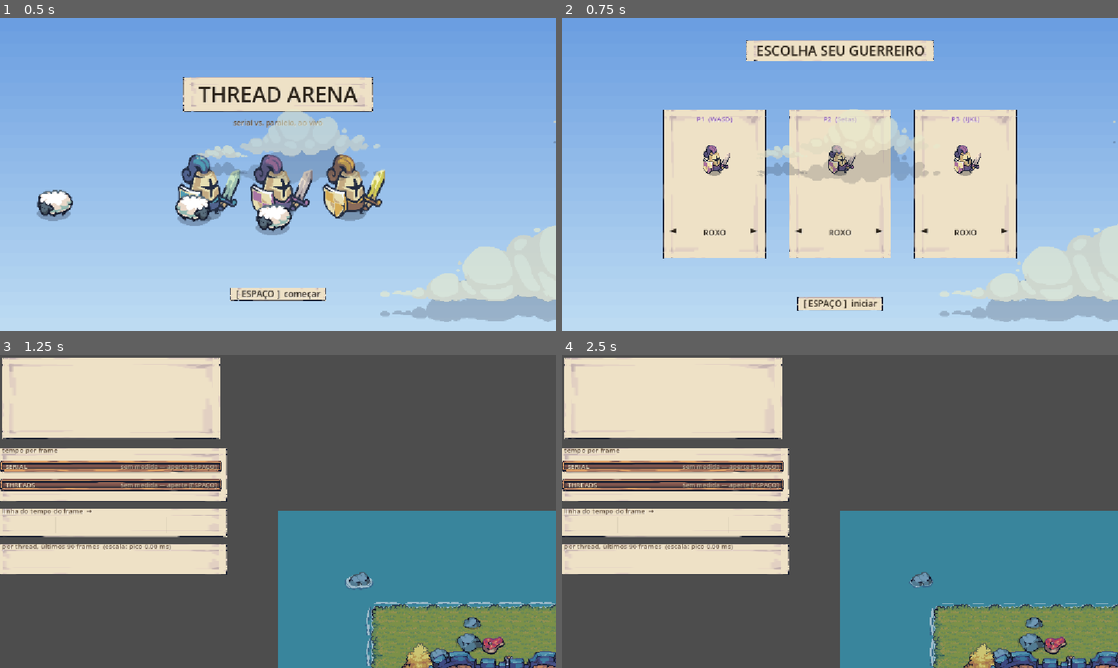
Above: before the commit, frames 1-4 (two rows, left to right).
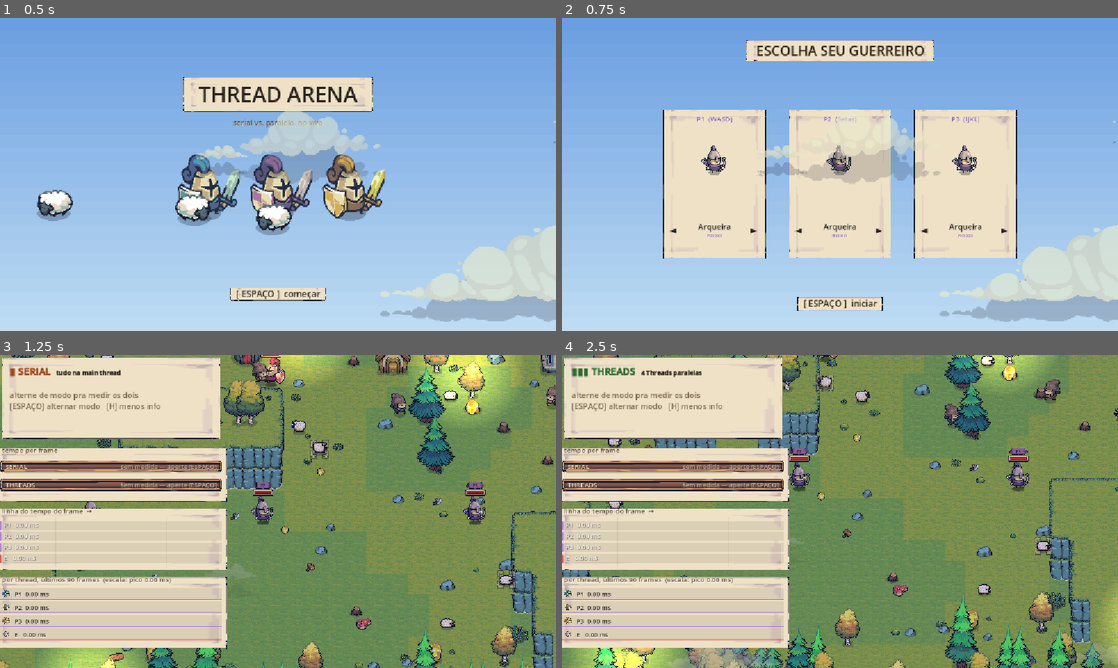
Above: after the commit, the same moments.

Repository: TobsBP/thread-arena
Game: Godot game, scene res://scenes/title_screen.tscn
The game is run twice, just before and just after one commit, with the same random seed, the same clock (stepped at 60 frames per second) and the same inputs.
Inputs:
- Up to frame 1 (0.5 s): no input
- Up to frame 2 (0.75 s): tap Enter (ui_accept) at 0.5 s; hold D from 0.53 s (still down); tap J at 0.6 s
- Up to frame 3 (1.25 s): keep holding D; tap Enter (ui_accept) at 0.77 s
- Up to frame 4 (2.5 s): release D at 1.28 s; hold S 1.28-2.03 s; tap L at 1.35 s; tap Enter (ui_accept) at 1.52 s; hold D from 2.03 s (still down); tap F at 2.1 s

Frame 1 is identical in both runs. In frame 2, 1.2% of the frame differs, in the area x 24-76%, y 40-70%; in frame 3, 73%; in frame 4, 74%, in the area x 0-100%, y 0-100%.
Error before the commit: Parse Error: Too many arguments for "new()" call. Expected at most 10 but received 12. (res://scripts/main.gd:194)

Commit message:
feat: Add new player class 'Monk' with unique mechanics and update skin configurations

Diff:
--- a/scripts/player.gd
+++ b/scripts/player.gd
@@ -9,17 +9,31 @@
 const BODY_RADIUS := 16.0  ## meia largura da unidade, pra afastar dos blockers
 const FEET := Vector2(0, 26)  ## a colisão é nos pés, não no meio do sprite
 const DEADZONE := 0.2
-const DEATH_TIME := 0.9  ## tombar + sumir
+const DEATH_TIME := 1.6  ## tombar + sumir (dá tempo do efeito de morte tocar)
+const HEAL_FX_DURATION := 1.1  ## dura o efeito de cura (Heal_Effect, 11 quadros a 10fps)
 const WORK_PAUSE := 2.2  ## pawn: segundos parado no serviço e na entrega
 const WORK_REACH := 60.0  ## perto o bastante do toco/da base pra parar
+const SPECIAL_HOLD_THRESHOLD := 0.5  ## segurar ataque por isso troca pro golpe especial
+const HIT_FLASH_DURATION := 0.15  ## pisca vermelho ao tomar dano
+const HIT_POP_DURATION := 0.2  ## "soco": dá um pulo de escala ao tomar dano
+const BLOCK_FX_DURATION := 0.5  ## escudo aparece por cima ao bloquear
+
+## Estamina: todo golpe/cura/flecha consome, e sem carga suficiente a ação nem
+## sai — é o que impede segurar o botão e spammar pra sempre (ver poll_input).
+const STAMINA_REGEN_RATE := 20.0  ## por segundo, sempre correndo (mesmo atacando)
+const ATTACK_STAMINA_COST := 20.0  ## golpe normal / flecha / pulso de cura
+const SPECIAL_STAMINA_COST := 40.0  ## golpe especial custa o dobro, como o dano
 
 var pos: Vector2
 var spawn_pos: Vector2  ## volta pra cá ao renascer
 var color: Color
-var keys: PackedInt32Array  ## [cima, baixo, esquerda, direita, atacar] (physical keycodes)
+var keys: PackedInt32Array  ## [cima, baixo, esquerda, direita, atacar, guarda] (physical keycodes)
 var joy_device: int
 var speed := SPEED
 var is_enemy := false
+var is_archer := false  ## dispara Arrow de verdade (ver main.gd _fire_arrow)
+var is_sheep := false  ## morte mostra baforada em vez de caveira (ver UnitSprite)
+var is_monk := false  ## "ataque" cura o aliado mais perto em vez de bater (ver main.gd)
 var input := Vector2.ZERO  ## escrito na main thread, lido na thread do player
 var heat := 0.0  ## resultado do trabalho pesado, só pra provar que rodou
 var max_hp := 100.0
@@ -30,15 +44,56 @@
 var idle_texture: Texture2D
 var run_texture: Texture2D
 var attack_texture: Texture2D
+var special_texture: Texture2D  ## golpe "carregado" (segurar) — null = sem especial
+var guard_texture: Texture2D  ## null = essa unidade não tem bloqueio
 var idle_frames := 8
 var run_frames := 6
 var attack_frames := 4
+var special_frames := 4
+var guard_frames := 6
 ## Ataque: começa no poll (main thread) e roda até o ciclo terminar.
 var attack_pressed := false
 var attack_time := -1.0  ## < 0 = não está atacando
+var is_special := false  ## o golpe em andamento é o especial (ver poll_input)
+var is_guarding := false  ## segurando a tecla de guarda (ver poll_input)
+## Modo mira do arqueiro: 2º botão segurado trava o movimento e libera
+## cima/baixo pra trocar de alvo (aim_cycle) em vez de andar. main.gd lê
+## is_aiming/aim_cycle e escreve aim_lock (o Player não sabe quem mais existe).
+var is_aiming := false
+var aim_cycle := 0  ## -1 = anterior, 0 = nada, 1 = próximo — só neste frame
+var aim_lock: Player = null  ## alvo travado, escrito por main.gd
+var _aim_up_prev := false
+var _aim_down_prev := false
+## Coleta do Pawn jogável (P3): 2º botão (keys[5]) perto de árvore/ouro/base.
+## Decidido em main.gd (_try_harvest), que sabe onde as coisas estão no mapa.
+var axe_texture: Texture2D  ## null = essa unidade não coleta
+var pickaxe_texture: Texture2D
+var wood_texture: Texture2D  ## corrida carregando madeira
+var gold_texture: Texture2D  ## corrida carregando ouro
+var wood_idle_texture: Texture2D  ## parado carregando madeira
+var gold_idle_texture: Texture2D  ## parado carregando ouro
+var axe_frames := 6
+var pickaxe_frames := 6
+var harvest_time := -1.0  ## < 0 = não está coletando
+var harvest_kind := ""  ## "wood" ou "gold": qual ferramenta toca e qual carga rende
+var harvest_triggered := false  ## borda de subida do 2º botão nesse frame
+var wood := 0
+var gold := 0
+var _action2_prev := false  ## detecta a borda de subida do 2º botão (guarda/coleta)
 var attack_hit := false  ## já causou dano neste golpe (1 acerto por ciclo)
 var attack_cd := 0.0  ## inimigo: segundos até poder bater de novo (só chase())
 var death_time := -1.0  ## < 0 = vivo; senão, segundos desde que morreu
+var heal_fx_time := -1.0  ## >= 0 = tocando o efeito de cura (ver main.gd _resolve_meat_pickup)
+var hit_flash_time := -1.0  ## >= 0 = piscando vermelho (acabou de tomar dano)
+var hit_pop_time := -1.0  ## >= 0 = no meio do "soco" de escala do impacto
+var block_fx_time := -1.0  ## >= 0 = mostrando o escudo de bloqueio bem-sucedido
+var attack_range := 90.0  ## alcance de ataque/cura corpo a corpo — Lanceiro é maior
+var attack_damage := 25.0  ## dano do golpe normal — Lanceiro é menor (compensa alcance/velocidade)
+var special_damage_mult := 2.0  ## multiplicador do golpe especial sobre attack_damage
+var attack_hold_time := 0.0  ## segurando a tecla de ataque; zera ao soltar
+var is_charging := false  ## segurou além do 1º golpe: parado carregando o especial (ver poll_input)
+var max_stamina := 100.0
+var stamina := 100.0  ## consumida por golpe/cura/flecha, regenera sozinha (ver poll_input)
 var frame_size := Vector2(192, 192)
 var anim_fps := 10.0
 var anim_time := 0.0
@@ -50,6 +105,7 @@
 var work_timer := 0.0
 var carrying := false
 var loaded_texture: Texture2D  ## sprite de corrida com a carga nas costas
+var loaded_idle_texture: Texture2D  ## sprite parado com a carga (null = usa idle normal)
 var ribbon_y := 68.0  ## linha da faixa em SmallRibbons.png (cor do badge)
 
 
@@ -64,6 +120,8 @@
 	i_frames := 8,
 	r_frames := 6,
 	a_frames := 4,
+	special_tex: Texture2D = null,
+	s_frames := 4,
 ) -> void:
 	pos = start_pos
 	spawn_pos = start_pos
@@ -76,6 +134,8 @@
 	idle_frames = i_frames
 	run_frames = r_frames
 	attack_frames = a_frames
+	special_texture = special_tex
+	special_frames = s_frames
 
 
 ## IA do inimigo: roda na main thread junto com o poll, só escreve `input` e
@@ -135,8 +195,32 @@
 	facing_right = to_target.x >= 0.0
 
 
-## Main thread only: a classe Input não é thread-safe.
-func poll_input() -> void:
+## Main thread only: a classe Input não é thread-safe. `delta` só serve pra
+## contar attack_hold_time (a skill de segurar o ataque — ver main.gd).
+func poll_input(delta: float) -> void:
+	# 2º botão: vira Guarda (segurar), Coleta (apertar) ou Mira (segurar,
+	# arqueiro) — cada um só reage ao que a classe atual suporta.
+	var action2 := Input.is_physical_key_pressed(keys[5]) or Input.is_joy_button_pressed(joy_device, JOY_BUTTON_B)
+	var action2_started := action2 and not _action2_prev
+	_action2_prev = action2
+	harvest_triggered = (action2_started and axe_texture != null
+			and not is_attacking() and not is_harvesting())
+
+	# Guarda trava tudo: parado, sem atacar, com o escudo/braço erguido —
+	# quem não tem guard_texture nunca entra aqui.
+	is_guarding = guard_texture != null and action2 and not is_attacking()
+	if is_guarding:
+		input = Vector2.ZERO
+		attack_pressed = false
+		attack_hold_time = 0.0
+		return
+
+	is_aiming = is_archer and action2
+	if not is_aiming:
+		aim_lock = null  ## solta o alvo travado ao soltar o botão
+		_aim_up_prev = false
+		_aim_down_prev = false
+
 	var kb := Vector2(
 		float(Input.is_physical_key_pressed(keys[3])) - float(Input.is_physical_key_pressed(keys[2])),
 		float(Input.is_physical_key_pressed(keys[1])) - float(Input.is_physical_key_pressed(keys[0])),
@@ -147,9 +231,59 @@
 	)
 	if joy.length() < DEADZONE:
 		joy = Vector2.ZERO
-	input = (kb + joy).limit_length(1.0)
+
+	if is_aiming:
+		# Parado no lugar: cima/baixo troca de alvo em vez de andar (um passo
+		# por toque, não repete enquanto segura).
+		input = Vector2.ZERO
+		aim_cycle = 0
+		var up := kb.y < -0.5
+		var down := kb.y > 0.5
+		if up and not _aim_up_prev:
+			aim_cycle = -1
+		elif down and not _aim_down_prev:
+			aim_cycle = 1
+		_aim_up_prev = up
+		_aim_down_prev = down
+	else:
+		input = (kb + joy).limit_length(1.0)
+	if is_charging:
+		input = Vector2.ZERO  ## carregando o golpe especial: parado, sem escapatória de graça
+
 	attack_pressed = (Input.is_physical_key_pressed(keys[4])
 			or Input.is_joy_button_pressed(joy_device, JOY_BUTTON_A))
+	attack_hold_time = attack_hold_time + delta if attack_pressed else 0.0
+	stamina = minf(stamina + STAMINA_REGEN_RATE * delta, max_stamina)  ## regenera sempre, mesmo atacando
+
+	# Início do ataque decidido aqui (main thread), não na Thread do step():
+	# main.gd precisa detectar "começou agora" no mesmo frame pra disparar a
+	# flecha (ver _fire_arrow em main.gd).
+	#
+	# Toque = golpe normal na hora (responsivo). Segurar não repete golpes
+	# normais: depois do primeiro, entra em carga (parado) até soltar ou
+	# completar SPECIAL_HOLD_THRESHOLD, aí sim sai o especial — sem isso,
+	# segurar virava uns 2 golpes normais de graça antes do especial "pegar".
+	if not attack_pressed:
+		is_charging = false
+	elif not is_attacking():
+		if is_charging:
+			if attack_hold_time >= SPECIAL_HOLD_THRESHOLD and stamina >= SPECIAL_STAMINA_COST:
+				attack_time = 0.0
+				attack_hit = false
+				is_special = true
+				is_charging = false
+				attack_hold_time = 0.0
+				stamina -= SPECIAL_STAMINA_COST
+		elif special_texture != null and attack_hold_time > delta * 1.5:
+			# Ainda segurando depois do golpe (livre) inicial acabar: carrega
+			# em vez de bater de novo. `attack_hold_time` maior que um frame
+			# só é possível se já passamos por pelo menos um ciclo atacando.
+			is_charging = true
+		elif stamina >= ATTACK_STAMINA_COST:
+			attack_time = 0.0
+			attack_hit = false  ## novo golpe, novo direito a acertar (ver _resolve_attacks em main.gd)
+			is_special = false
+			stamina -= ATTACK_STAMINA_COST
 
 
 ## Roda na Thread do player. `area` é a faixa andável (ArenaMap.PLAY_AREA):
@@ -169,6 +303,11 @@
 	_push_out(blockers)
 	anim_time += delta
 	_step_attack(delta)
+	_step_harvest(delta)
+	_step_heal_fx(delta)
+	_step_hit_flash(delta)
+	_step_hit_pop(delta)
+	_step_block_fx(delta)
 	if input.x > 0.05:
 		facing_right = true
 	elif input.x < -0.05:
@@ -197,14 +336,87 @@
 
 
 ## Um ataque não pode ser cancelado: só reinicia depois do ciclo acabar.
+## (O início do ataque é decidido em poll_input(), não aqui — ver comentário lá.)
 func _step_attack(delta: float) -> void:
 	if is_attacking():
 		attack_time += delta
-		if attack_time >= attack_frames / anim_fps:
+		var frames := special_frames if is_special and special_texture else attack_frames
+		if attack_time >= frames / anim_fps:
 			attack_time = -1.0
-	elif attack_pressed:
-		attack_time = 0.0
-		attack_hit = false
+
+
+## Toca o machado/picareta até o fim e então passa a carregar a carga (a
+## entrega em si é decidida em main.gd — _try_harvest — que zera carrying).
+func _step_harvest(delta: float) -> void:
+	if harvest_time < 0.0:
+		return
+	harvest_time += delta
+	var frames := axe_frames if harvest_kind == "wood" else pickaxe_frames
+	if harvest_time >= frames / anim_fps:
+		harvest_time = -1.0
+		carrying = true
+		loaded_texture = wood_texture if harvest_kind == "wood" else gold_texture
+		loaded_idle_texture = wood_idle_texture if harvest_kind == "wood" else gold_idle_texture
+
+
+func is_harvesting() -> bool:
+	return harvest_time >= 0.0
+
+
+## Conta o efeito de cura até HEAL_FX_DURATION e desliga sozinho — main.gd só
+## precisa ligar (heal_fx_time = 0.0) quando o player pega a carne.
+func _step_heal_fx(delta: float) -> void:
+	if heal_fx_time < 0.0:
+		return
+	heal_fx_time += delta
+	if heal_fx_time >= HEAL_FX_DURATION:
+		heal_fx_time = -1.0
+
+
+func is_healing() -> bool:
+	return heal_fx_time >= 0.0
+
+
+## Conta o flash de dano até HIT_FLASH_DURATION e desliga sozinho — main.gd só
+## precisa ligar (hit_flash_time = 0.0) quando o hp cai.
+func _step_hit_flash(delta: float) -> void:
+	if hit_flash_time < 0.0:
+		return
+	hit_flash_time += delta
+	if hit_flash_time >= HIT_FLASH_DURATION:
+		hit_flash_time = -1.0
+
+
+func is_flashing() -> bool:
+	return hit_flash_time >= 0.0
+
+
+func _step_hit_pop(delta: float) -> void:
+	if hit_pop_time < 0.0:
+		return
+	hit_pop_time += delta
+	if hit_pop_time >= HIT_POP_DURATION:
+		hit_pop_time = -1.0
+
+
+## 0 no início/fim, pico no meio — multiplicador de escala extra pro "soco".
+func pop_scale() -> float:
+	if hit_pop_time < 0.0:
+		return 1.0
+	var t := hit_pop_time / HIT_POP_DURATION
+	return 1.0 + 0.25 * 4.0 * t * (1.0 - t)
+
+
+func _step_block_fx(delta: float) -> void:
+	if block_fx_time < 0.0:
+		return
+	block_fx_time += delta
+	if block_fx_time >= BLOCK_FX_DURATION:
+		block_fx_time = -1.0
+
+
+func is_blocking_fx() -> bool:
+	return block_fx_time >= 0.0
 
 
 func is_dead() -> bool:
@@ -220,16 +432,30 @@
 
 
 func get_current_texture() -> Texture2D:
-	if is_attacking() and attack_texture:
-		return attack_texture
+	if is_guarding and guard_texture:
+		return guard_texture
+	if is_harvesting():
+		return axe_texture if harvest_kind == "wood" else pickaxe_texture
+	if is_attacking():
+		if is_special and special_texture:
+			return special_texture
+		if attack_texture:
+			return attack_texture
 	if not is_running():
-		return idle_texture
+		return loaded_idle_texture if carrying and loaded_idle_texture else idle_texture
 	return loaded_texture if carrying and loaded_texture else run_texture
 
 
 func get_current_frame() -> int:
-	if is_attacking() and attack_texture:
-		return mini(int(attack_time * anim_fps), attack_frames - 1)
+	if is_guarding and guard_texture:
+		return int(anim_time * anim_fps) % guard_frames
+	if is_harvesting():
+		var hframes := axe_frames if harvest_kind == "wood" else pickaxe_frames
+		return mini(int(harvest_time * anim_fps), hframes - 1)
+	if is_attacking():
+		var frames := special_frames if is_special and special_texture else attack_frames
+		if (special_texture if is_special else attack_texture):
+			return mini(int(attack_time * anim_fps), frames - 1)
 	var total := run_frames if is_running() else idle_frames
 	if total <= 0:
 		return 0
--- a/scripts/player_card.gd
+++ b/scripts/player_card.gd
@@ -21,14 +21,35 @@
 	"purple": "ROXO",
 	"yellow": "AMARELO",
 	"black":  "PRETO",
-}
-
-## Texturas idle (8 frames, 192×192) para preview — mesmos assets do main.gd.
+	"monk":   "BEGE",
+}
+
+## Nome da classe que cada skin joga na arena (ver main.gd _skin_kit) — mostrado
+## no card junto com a cor, já que agora a escolha muda como se joga de verdade.
+const SKIN_CLASS := {
+	"blue":   "Guerreiro",
+	"purple": "Arqueira",
+	"yellow": "Camponês",
+	"black":  "Lanceiro",
+	"monk":   "Curandeiro",
+}
+
+## Texturas idle pra preview — mesmos assets de main.gd _skin_kit(), pra bater
+## exatamente com o que a pessoa vai jogar (cada classe tem quadro e contagem
+## de frames diferentes: ver IDLE_FRAMES/FRAME_SIZE abaixo).
 const IDLE_TEXTURES := {
 	"blue":   preload("res://assets/Tiny Swords (Free Pack)/Tiny Swords (Free Pack)/Units/Blue Units/Warrior/Warrior_Idle.png"),
-	"purple": preload("res://assets/Tiny Swords (Free Pack)/Tiny Swords (Free Pack)/Units/Purple Units/Warrior/Warrior_Idle.png"),
-	"yellow": preload("res://assets/Tiny Swords (Free Pack)/Tiny Swords (Free Pack)/Units/Yellow Units/Warrior/Warrior_Idle.png"),
-	"black":  preload("res://assets/Tiny Swords (Free Pack)/Tiny Swords (Free Pack)/Units/Black Units/Warrior/Warrior_Idle.png"),
+	"purple": preload("res://assets/Tiny Swords (Free Pack)/Tiny Swords (Free Pack)/Units/Purple Units/Archer/Archer_Idle.png"),
+	"yellow": preload("res://assets/Tiny Swords (Free Pack)/Tiny Swords (Free Pack)/Units/Yellow Units/Pawn/Pawn_Idle.png"),
+	"black":  preload("res://assets/Tiny Swords (Free Pack)/Tiny Swords (Free Pack)/Units/Black Units/Lancer/Lancer_Idle.png"),
+	"monk":   preload("res://assets/Tiny Swords (Free Pack)/Tiny Swords (Free Pack)/Units/Blue Units/Monk/Idle.png"),
+}
+const IDLE_FRAMES := {"blue": 8, "purple": 6, "yellow": 8, "black": 12, "monk": 6}
+## Tamanho do quadro no idle: todo mundo é 192×192, menos o Lanceiro (320×320).
+const FRAME_SIZE := {
+	"blue": Vector2(192, 192), "purple": Vector2(192, 192),
+	"yellow": Vector2(192, 192), "black": Vector2(320, 320),
+	"monk": Vector2(192, 192),
 }
 
 ## Cores de destaque por skin (borda do card e badge do player).
@@ -37,6 +58,7 @@
 	"purple": Color(0.65, 0.42, 0.86),
 	"yellow": Color(0.96, 0.78, 0.22),
 	"black":  Color(0.55, 0.55, 0.60),
+	"monk":   Color(0.85, 0.82, 0.7),
 }
 
 ## Teclas do controle de teclado deste player para navegar no card.
@@ -46,11 +68,10 @@
 var _key_next := KEY_D   ## tecla "direita" deste player
 var _joy_device := 0
 
-## Animação do sprite de preview.
+## Animação do sprite de preview — quadros/tamanho variam por classe
+## (IDLE_FRAMES/FRAME_SIZE acima), só o fps de exibição é igual pra todo mundo.
 var _anim_time := 0.0
 const _IDLE_FPS := 8.0
-const _IDLE_FRAMES := 8
-const _FRAME_SIZE := Vector2(192.0, 192.0)
 
 ## Layout interno (calculado em _ready, baseado em card_size).
 const CARD_SIZE := Vector2(220.0, 320.0)
@@ -145,14 +166,18 @@
 	_ink(Vector2(-ts.x * 0.5, -half.y + CARD_PADDING + 14),
 		title, 14, col.darkened(0.15), HORIZONTAL_ALIGNMENT_CENTER)
 
-	## Sprite de preview animado (idle, centrado verticalmente).
+	## Sprite de preview animado (idle, centrado verticalmente). Cada classe
+	## tem quadro/contagem de frames diferente (Lanceiro é 320×320, o resto
+	## 192×192) — a escala normaliza pra caber igual no card não importa a classe.
 	var tex: Texture2D = IDLE_TEXTURES[skin]
 	if tex:
-		var frame := int(_anim_time * _IDLE_FPS) % _IDLE_FRAMES
-		var src := Rect2(frame * _FRAME_SIZE.x, 0.0, _FRAME_SIZE.x, _FRAME_SIZE.y)
-		var scale := 0.72  ## reduz o sprite de 192px para caber no card
-		var dw := _FRAME_SIZE.x * scale
-		var dh := _FRAME_SIZE.y * scale
+		var fsize: Vector2 = FRAME_SIZE[skin]
+		var frames: int = IDLE_FRAMES[skin]
+		var frame := int(_anim_time * _IDLE_FPS) % frames
+		var src := Rect2(frame * fsize.x, 0.0, fsize.x, fsize.y)
+		var scale := 138.0 / fsize.x
+		var dw := fsize.x * scale
+		var dh := fsize.y * scale
 		var dest := Rect2(-dw * 0.5, -half.y + 44.0, dw, dh)
 		draw_texture_rect_region(tex, dest, src)
 
@@ -161,10 +186,13 @@
 	_ink(Vector2(-half.x + CARD_PADDING, arrow_y), "◄", 20, INK)
 	_ink(Vector2(half.x - CARD_PADDING - 20, arrow_y), "►", 20, INK)
 
-	## Nome do skin selecionado.
-	var label: String = SKIN_LABELS.get(skin, skin.to_upper())
-	var ls := font.get_string_size(label, HORIZONTAL_ALIGNMENT_CENTER, -1, 16)
-	_ink(Vector2(-ls.x * 0.5, arrow_y + 4.0), label, 16, INK, HORIZONTAL_ALIGNMENT_CENTER)
+	## Classe (o que realmente muda o jogo) + cor escolhida, embaixo dela.
+	var class_label: String = SKIN_CLASS.get(skin, skin.to_upper())
+	var cs := font.get_string_size(class_label, HORIZONTAL_ALIGNMENT_CENTER, -1, 16)
+	_ink(Vector2(-cs.x * 0.5, arrow_y - 8.0), class_label, 16, INK, HORIZONTAL_ALIGNMENT_CENTER)
+	var color_label: String = SKIN_LABELS.get(skin, skin.to_upper())
+	var ls := font.get_string_size(color_label, HORIZONTAL_ALIGNMENT_CENTER, -1, 11)
+	_ink(Vector2(-ls.x * 0.5, arrow_y + 8.0), color_label, 11, col.darkened(0.15), HORIZONTAL_ALIGNMENT_CENTER)
 
 	## Linha separadora acima das setas.
 	draw_line(Vector2(-half.x + CARD_PADDING, arrow_y - 30.0),
--- a/scripts/player_config.gd
+++ b/scripts/player_config.gd
@@ -3,15 +3,17 @@
 ## Singleton (Autoload) que persiste a escolha de skin de cada player
 ## entre a cena de seleção (character_select.tscn) e a arena (main.tscn).
 ##
-## Skin é uma String que mapeia para um conjunto de texturas em main.gd:
-##   "blue"   → Blue Units / Warrior
-##   "purple" → Purple Units / Warrior
-##   "yellow" → Yellow Units / Warrior
-##   "black"  → Black Units / Warrior
+## Skin é uma String que mapeia pra uma classe inteira (kit de texturas +
+## mecânica) em main.gd _skin_kit():
+##   "blue"   → Guerreiro (golpe especial + bloqueio)
+##   "purple" → Arqueira (flecha em arco + chuva + mira)
+##   "yellow" → Camponês (faca/martelada + coleta de madeira/ouro)
+##   "black"  → Lanceiro (golpe de lança + bloqueio)
+##   "monk"   → Curandeiro (cura o aliado mais perto em vez de bater)
 ##
 ## O inimigo (index -1) usa sempre "red" — não configurável.
 
-const SKINS := ["blue", "purple", "yellow", "black"]
+const SKINS := ["blue", "purple", "yellow", "black", "monk"]
 
 ## Skin padrão para cada um dos 3 players controláveis.
 var skins: Array[String] = ["blue", "purple", "yellow"]
Not shown, added: scripts/meat_drop.gd.uid
